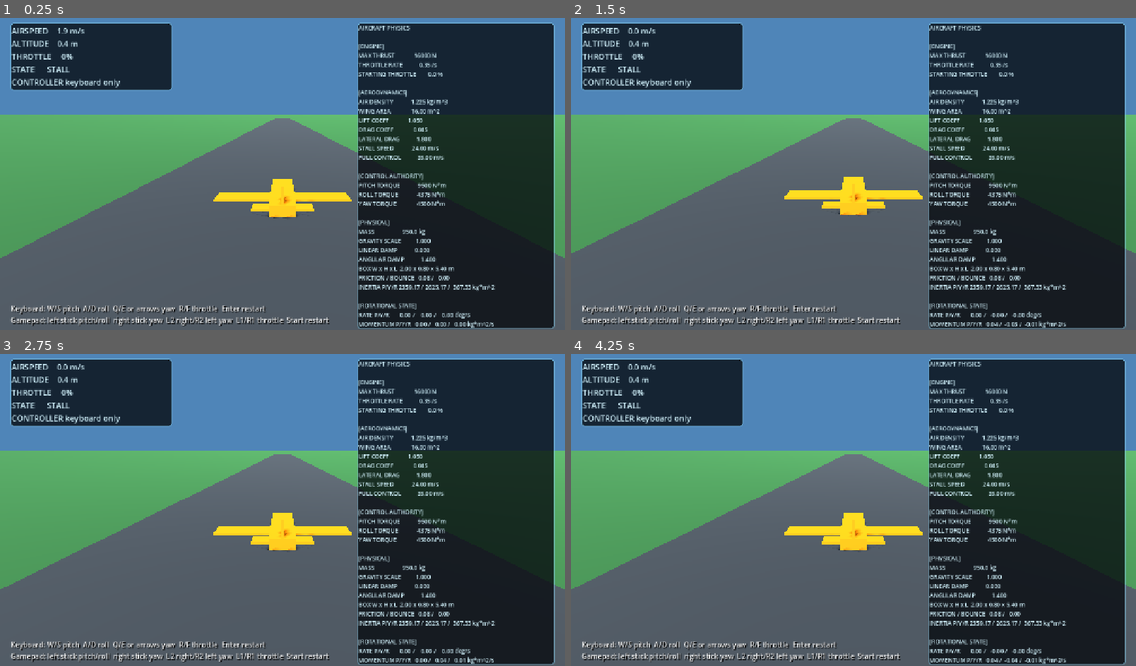
Above: before the commit, frames 1-4 (two rows, left to right).
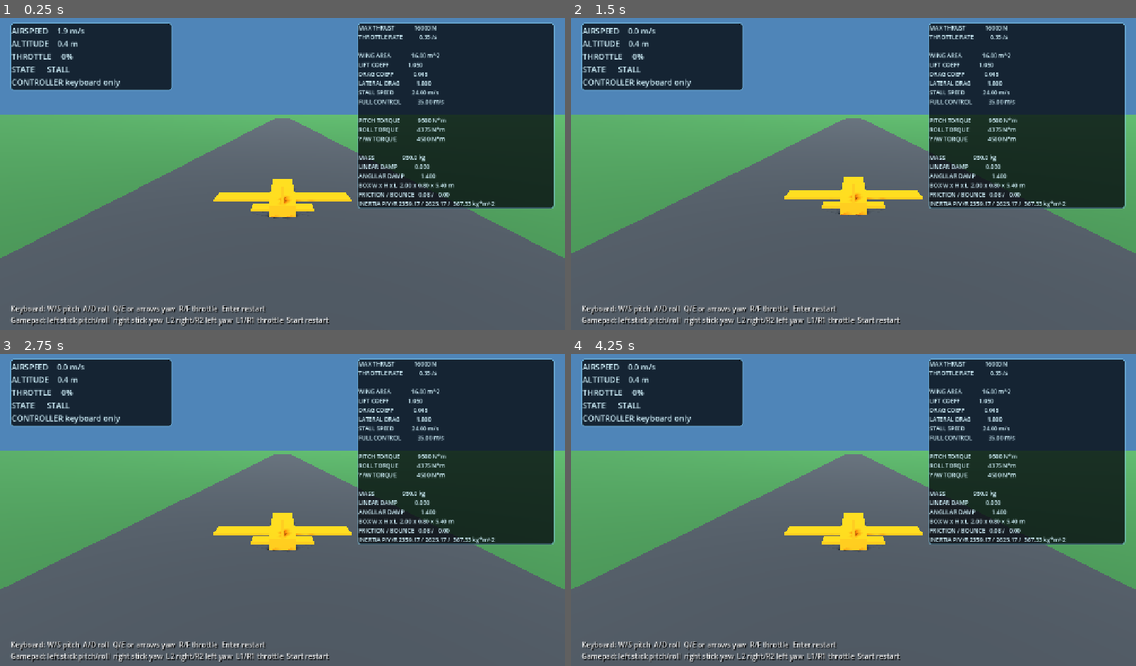
Above: after the commit, the same moments.

Repository: imanoliri/open-odyssey
Game: Godot game, scene res://scenes/main.tscn
Same seed, same stepped clock (60 frames per second), same inputs: the game is played once before the commit and once after it.
Inputs (mouse positions are in pixels of both pictures, inside the frame that each line leads up to):
- Up to frame 1 (0.25 s): no input
- Up to frame 2 (1.5 s): tap Enter (restart) at 0.5 s; move the mouse to (977, 155) at 0.52 s; hold D (roll_right) 0.53-1.25 s; click (977, 155) at 0.67 s; drag from (740, 186) to (825, 233) at 1.27 s
- Up to frame 3 (2.75 s): move the mouse to (339, 438) at 2.02 s; hold D (roll_right) from 2.03 s (still down)
- Up to frame 4 (4.25 s): release D (roll_right) at 2.75 s; drag from (825, 569) to (684, 460) at 2.77 s; move the mouse to (1023, 553) at 3.52 s; hold A (roll_left) from 3.53 s (still down)

The runs differ from the first frame. In frame 1, 16% of the frame differs, in the area x 63-99%, y 2-100%; in frame 2, 16%; in frame 3, 16%; in frame 4, 16%.

Commit message:
Simplify aircraft physics panel

Diff:
--- a/game/scenes/main.tscn
+++ b/game/scenes/main.tscn
@@ -164,7 +164,7 @@
 offset_left = -470.0
 offset_top = 24.0
 offset_right = -24.0
-offset_bottom = 605.0
+offset_bottom = 435.0
 grow_horizontal = 0
 theme_override_styles/panel = SubResource("Style_hud")
 
@@ -173,7 +173,7 @@
 layout_mode = 2
 theme_override_colors/font_color = Color(0.83, 0.96, 1, 1)
 theme_override_font_sizes/font_size = 13
-text = "AIRCRAFT PHYSICS\n\n[ENGINE]\nMAX THRUST\n\n[AERODYNAMICS]\nLIFT COEFF\n\n[CONTROL AUTHORITY]\nROLL TORQUE\n\n[PHYSICAL]\nMASS\nINERTIA P/Y/R\n\n[ROTATIONAL STATE]\nRATE P/Y/R\nMOMENTUM P/Y/R"
+text = "MAX THRUST\nTHROTTLE RATE\n\nWING AREA\nLIFT COEFF\nDRAG COEFF\n\nPITCH TORQUE\nROLL TORQUE\nYAW TORQUE\n\nMASS\nBOX W x H x L\nINERTIA P/Y/R"
 
 [node name="Instructions" type="Label" parent="HUD"]
 layout_mode = 0
--- a/game/scripts/aircraft.gd
+++ b/game/scripts/aircraft.gd
@@ -107,20 +107,6 @@
 func physical_characteristics_text() -> String:
 	var box_size := _collision_box_size()
 	var moments_of_inertia := _box_moments_of_inertia(box_size)
-	var local_angular_velocity := (
-		global_transform.basis.orthonormalized().inverse()
-		* angular_velocity
-	)
-	var angular_rates_degrees := Vector3(
-		rad_to_deg(local_angular_velocity.x),
-		rad_to_deg(local_angular_velocity.y),
-		rad_to_deg(local_angular_velocity.z)
-	)
-	var angular_momentum := Vector3(
-		moments_of_inertia.x * local_angular_velocity.x,
-		moments_of_inertia.y * local_angular_velocity.y,
-		moments_of_inertia.z * local_angular_velocity.z
-	)
 	var surface_friction := 0.0
 	var surface_bounce := 0.0
 	if physics_material_override != null:
@@ -128,40 +114,30 @@
 		surface_bounce = physics_material_override.bounce
 
 	var template := (
-		"AIRCRAFT PHYSICS\n"
-		+ "\n[ENGINE]\n"
-		+ "MAX THRUST          %8.0f N\n"
+		"MAX THRUST          %8.0f N\n"
 		+ "THROTTLE RATE       %8.2f /s\n"
-		+ "STARTING THROTTLE   %8.1f %%\n"
-		+ "\n[AERODYNAMICS]\n"
-		+ "AIR DENSITY         %8.3f kg/m^3\n"
+		+ "\n"
 		+ "WING AREA           %8.2f m^2\n"
 		+ "LIFT COEFF          %8.3f\n"
 		+ "DRAG COEFF          %8.3f\n"
 		+ "LATERAL DRAG        %8.3f\n"
 		+ "STALL SPEED         %8.2f m/s\n"
 		+ "FULL CONTROL        %8.2f m/s\n"
-		+ "\n[CONTROL AUTHORITY]\n"
+		+ "\n"
 		+ "PITCH TORQUE        %8.0f N*m\n"
 		+ "ROLL TORQUE         %8.0f N*m\n"
 		+ "YAW TORQUE          %8.0f N*m\n"
-		+ "\n[PHYSICAL]\n"
+		+ "\n"
 		+ "MASS                %8.1f kg\n"
-		+ "GRAVITY SCALE       %8.3f\n"
 		+ "LINEAR DAMP         %8.3f\n"
 		+ "ANGULAR DAMP        %8.3f\n"
 		+ "BOX W x H x L  %4.2f x %4.2f x %4.2f m\n"
 		+ "FRICTION / BOUNCE %6.2f / %6.2f\n"
-		+ "INERTIA P/Y/R %7.2f / %7.2f / %7.2f kg*m^2\n"
-		+ "\n[ROTATIONAL STATE]\n"
-		+ "RATE P/Y/R    %7.2f / %7.2f / %7.2f deg/s\n"
-		+ "MOMENTUM P/Y/R %6.2f / %6.2f / %6.2f kg*m^2/s"
+		+ "INERTIA P/Y/R %7.2f / %7.2f / %7.2f kg*m^2"
 	)
 	return template % [
 			maximum_thrust_newtons,
 			throttle_change_per_second,
-			starting_throttle * 100.0,
-			air_density,
 			wing_area_square_metres,
 			lift_coefficient,
 			drag_coefficient,
@@ -172,7 +148,6 @@
 			roll_torque_newton_metres,
 			yaw_torque_newton_metres,
 			mass,
-			gravity_scale,
 			linear_damp,
 			angular_damp,
 			box_size.x,
@@ -182,13 +157,7 @@
 			surface_bounce,
 			moments_of_inertia.x,
 			moments_of_inertia.y,
-			moments_of_inertia.z,
-			angular_rates_degrees.x,
-			angular_rates_degrees.y,
-			angular_rates_degrees.z,
-			angular_momentum.x,
-			angular_momentum.y,
-			angular_momentum.z
+			moments_of_inertia.z
 		]
 
 
--- a/game/tests/smoke_test.gd
+++ b/game/tests/smoke_test.gd
@@ -24,24 +24,34 @@
 
 	var physics_text := aircraft.physical_characteristics_text()
 	for required_text in [
-		"[ENGINE]",
-		"[AERODYNAMICS]",
-		"[CONTROL AUTHORITY]",
-		"[PHYSICAL]",
-		"[ROTATIONAL STATE]",
 		"MAX THRUST",
 		"ROLL TORQUE",
 		"YAW TORQUE",
 		"BOX W x H x L",
 		"2.00 x 0.80 x 5.40 m",
 		"INERTIA P/Y/R",
-		"2359.17 / 2625.17 /  367.33",
-		"RATE P/Y/R",
-		"MOMENTUM P/Y/R"
+		"2359.17 / 2625.17 /  367.33"
 	]:
 		if not physics_text.contains(required_text):
 			push_error(
 				"Aircraft physics panel is missing: %s" % required_text
+			)
+			quit(1)
+			return
+
+	for removed_text in [
+		"AIRCRAFT PHYSICS",
+		"[ENGINE]",
+		"STARTING THROTTLE",
+		"AIR DENSITY",
+		"GRAVITY SCALE",
+		"ROTATIONAL STATE",
+		"RATE P/Y/R",
+		"MOMENTUM P/Y/R"
+	]:
+		if physics_text.contains(removed_text):
+			push_error(
+				"Aircraft physics panel still contains: %s" % removed_text
 			)
 			quit(1)
 			return
Not shown, changed: README.md
